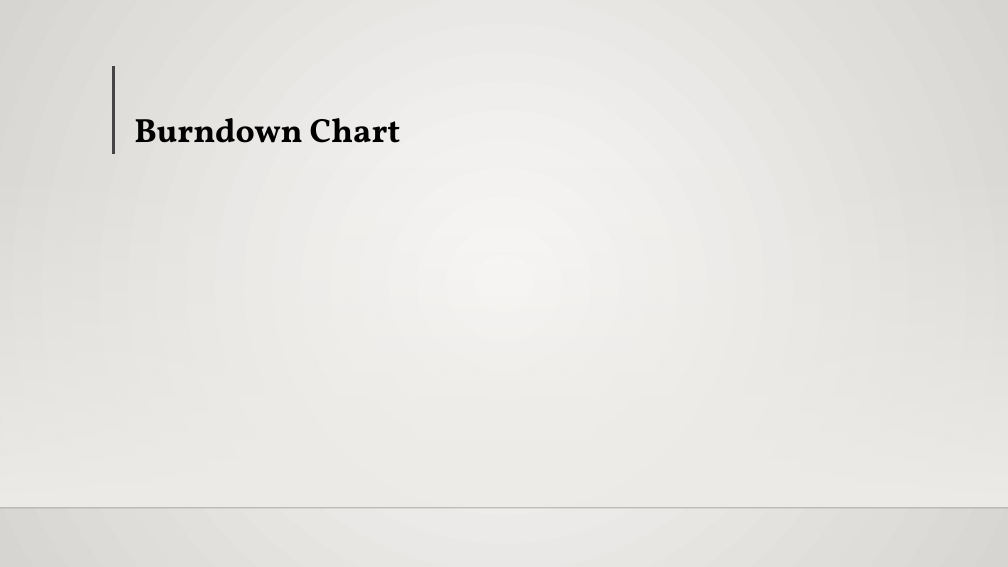
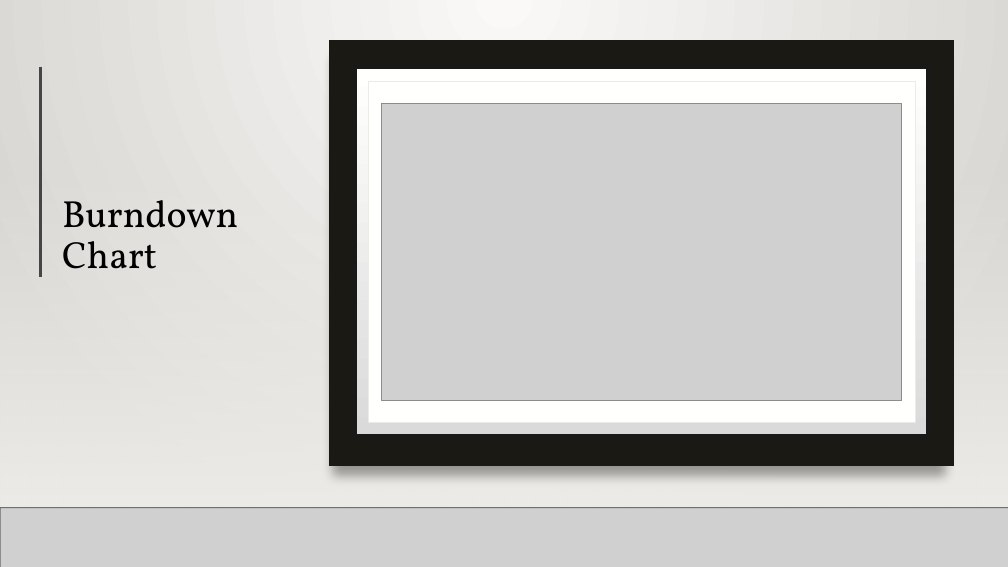
Before and after one commit to StewartSteven/Attend-In, a slide deck: slide 7 of ATTEND-IN_Sprint_3.pptx. Drawn at 1008x567 pixels with LibreOffice and Linux fonts; fonts in the diff are those of the drawing; grey boxes stand for pictures; background and template pictures are left out. Boxes give left, top, right and bottom in pixels: in the first picture for what was removed or moved away, otherwise in the second. Text is boxed around its words. In the diff, an @@ line names an element or a change of style, - is before the commit and + after.

```diff
--- a/ATTEND-IN_Sprint_3.pptx
+++ b/ATTEND-IN_Sprint_3.pptx
@@ rectangle added at box(0, 0, 1008, 567), fill gradient #FAFAF9 to #D7D5D2 @@
@@ rectangle added at box(329, 40, 954, 466), fill #1B1914 @@
@@ line added from (41, 67) to (41, 278), #454545 3 pt @@
@@ line added from (193, 66) to (193, 277), #454545 3 pt @@
@@ rectangle added at box(355, 67, 928, 436), fill gradient #DADADA to #FFFFFE, outline #191919 4 pt @@
@@ rectangle added at box(368, 81, 916, 423), fill #FFFFFE, outline #EDEBE7 0.5 pt @@
@@ picture added at box(382, 104, 901, 401) @@
@@ title "Burndown Chart": place and size @@
-title "Burndown Chart" at box(134, 118, 400, 143)
+title "Burndown Chart" at box(62, 200, 238, 269)
@@ title "Burndown Chart" at box(62, 200, 238, 269): size 32 to 36 pt, bold off @@
@@ rectangle added at box(0, 166, 1008, 507), fill gradient #EDEBE7 @@
@@ rectangle added at box(0, 166, 1008, 507), fill gradient #EDEBE7 @@
@@ line added from (0, 508) to (1008, 508), #000001 1 pt @@
@@ picture added at box(0, 507, 1008, 567) @@
@@ line added from (0, 508) to (1008, 508), #000001 1 pt @@
```
Also in this commit, not shown: 2 other slides changed.
